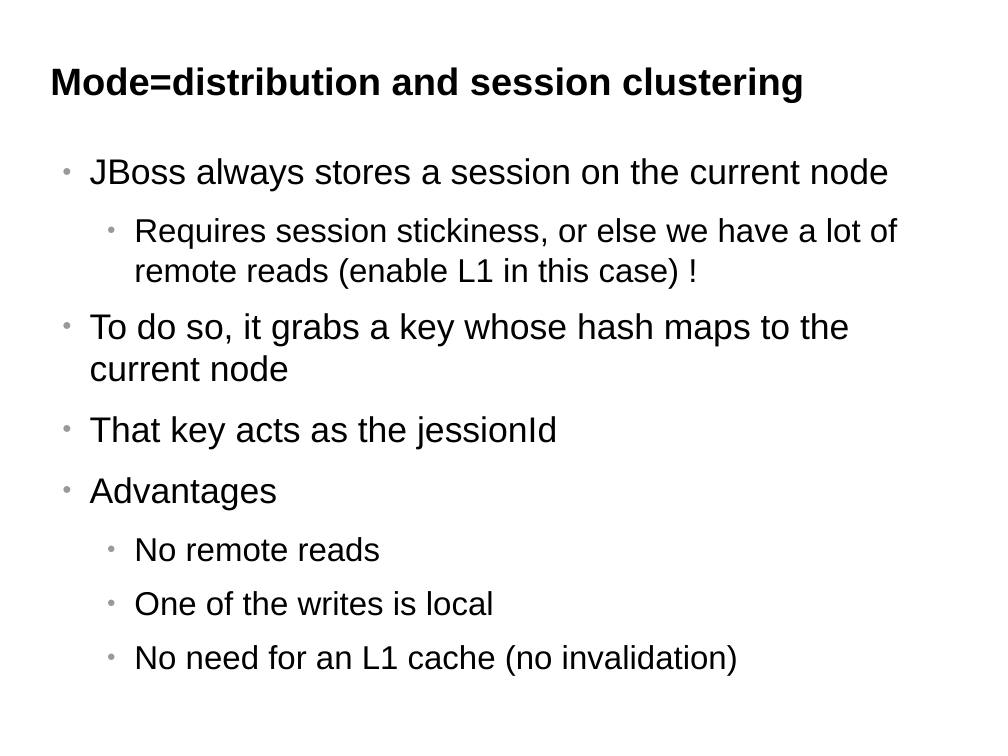
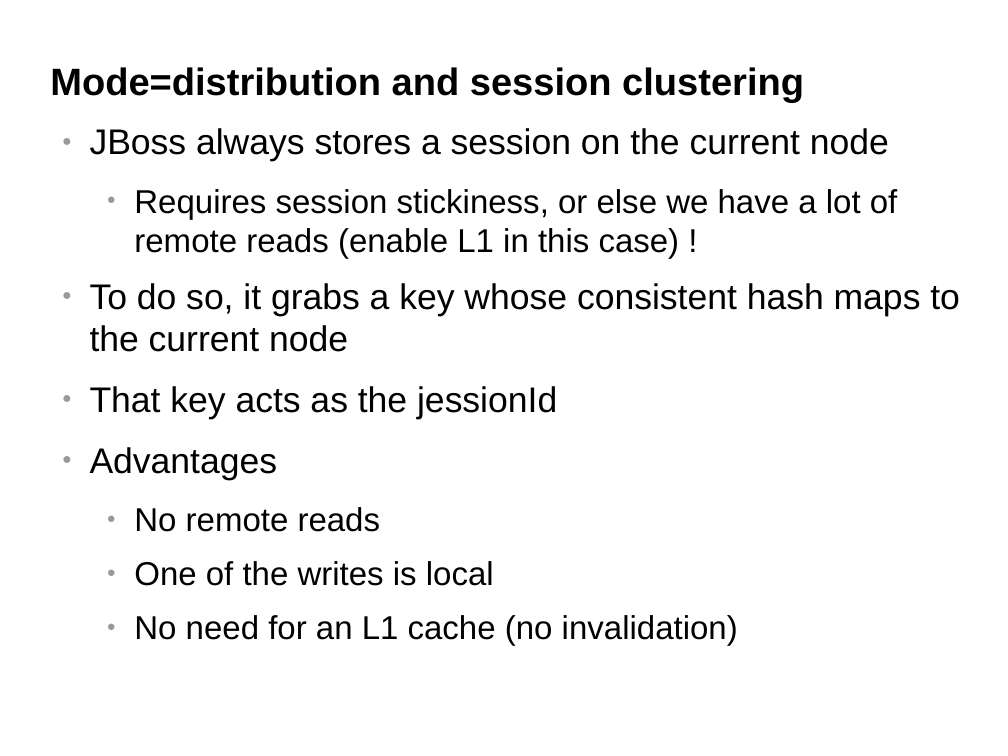
Before and after one commit to belaban/SessionPerf, a slide deck: slide 13 of docs/jbw2012.odp (slide 11 before the commit). Drawn at 1008x756 pixels with LibreOffice and Linux fonts; fonts in the diff are those of the drawing; background and template pictures are left out. Boxes give left, top, right and bottom in pixels: in the first picture for what was removed or moved away, otherwise in the second. Text is boxed around its words. In the diff, an @@ line names an element or a change of style, - is before the commit and + after.

```diff
--- a/docs/jbw2012.odp
+++ b/docs/jbw2012.odp
@@ text "JBoss always stores a session ...": place and size @@
-text "JBoss always stores a session ..." at (90, 158, 897, 675)
+text "JBoss always stores a session ..." at (90, 128, 960, 646)
@@ text at (90, 283, 960, 352): text changed @@
-● To do so, it grabs a key whose hash maps to the current node
+● To do so, it grabs a key whose consistent hash maps to the current node
```
Also in this commit, not shown: 6 other slides changed.
